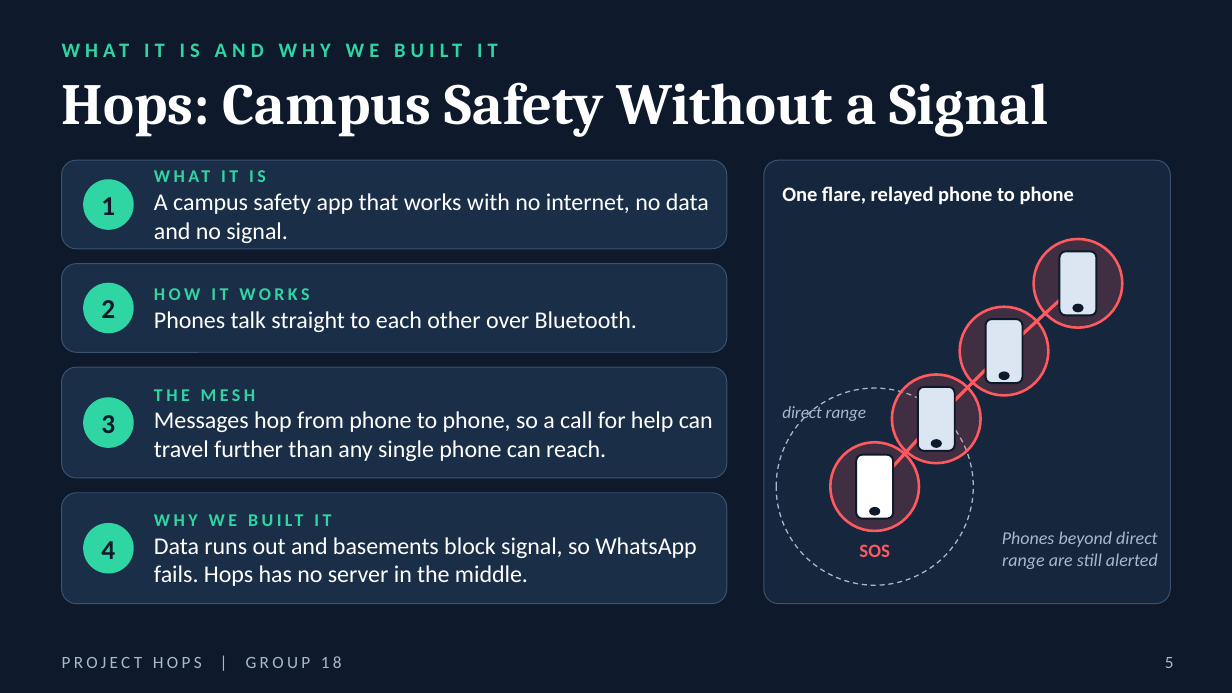
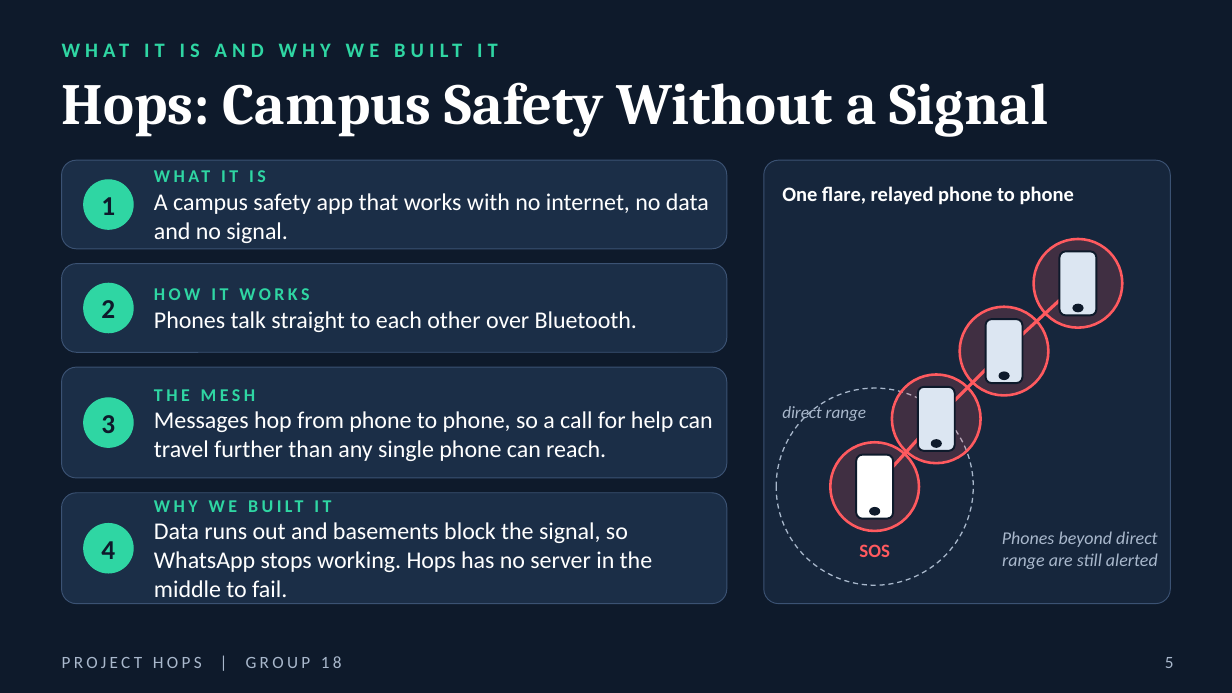
Before and after one commit to victorSam-Ehumadu/Hops_Project, a slide deck: slide 5 of docs/Project_Hops_-_Group_18_Engineering_Deck_v2.pptx. Drawn at 1232x693 pixels with LibreOffice and Linux fonts; fonts in the diff are those of the drawing; background and template pictures are left out. Boxes give left, top, right and bottom in pixels: in the first picture for what was removed or moved away, otherwise in the second. Text is boxed around its words. In the diff, an @@ line names an element or a change of style, - is before the commit and + after.

```diff
--- a/docs/Project_Hops_-_Group_18_Engineering_Deck_v2.pptx
+++ b/docs/Project_Hops_-_Group_18_Engineering_Deck_v2.pptx
@@ text at bbox=[154, 522, 652, 597]: text changed @@
-Data runs out and basements block signal, so WhatsApp fails. Hops has no server in the middle.
+Data runs out and basements block the signal, so WhatsApp stops working. Hops has no server in the middle to fail.
```
Also in this commit, not shown: 4 other slides changed, 3 slides added, 2 slides removed, 2 other files.
